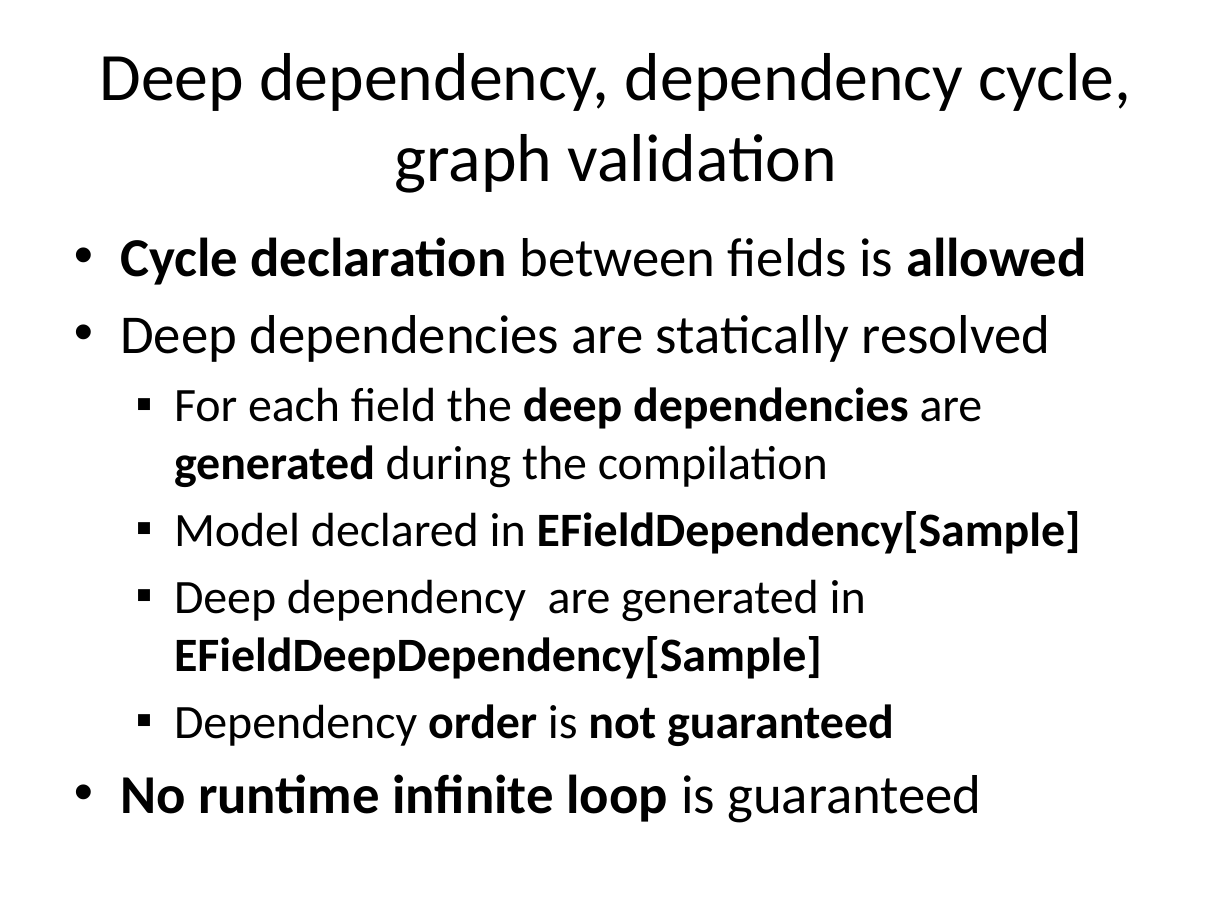
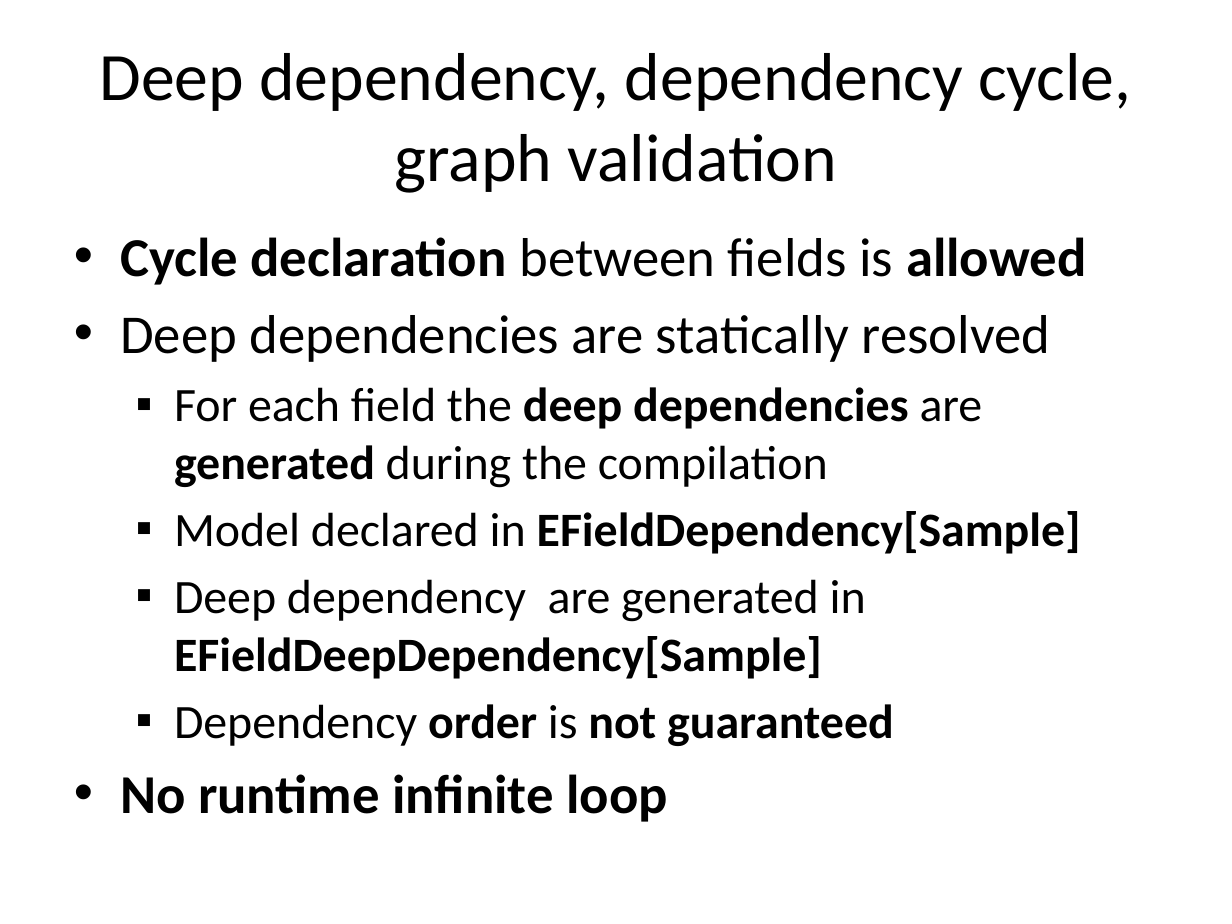
Before and after one commit to lesfurets/mdl4ui, a slide deck: slide 33 of mdl4ui-docs/mdl4ui_cg2013.pptx (slide 31 before the commit). Drawn at 1232x924 pixels with LibreOffice and Linux fonts; fonts in the diff are those of the drawing. Boxes give left, top, right and bottom in pixels: in the first picture for what was removed or moved away, otherwise in the second. Text is boxed around its words. In the diff, an @@ line names an element or a change of style, - is before the commit and + after.

Commit message:
fixed a few typo
added chapters

```diff
--- a/mdl4ui-docs/mdl4ui_cg2013.pptx
+++ b/mdl4ui-docs/mdl4ui_cg2013.pptx
@@ text at (x1=120, y1=774, x2=668, y2=822): text changed @@
-• No runtime infinite loop is guaranteed
+• No runtime infinite loop
```
Also in this commit, not shown: 14 other slides changed, 7 slides added, 1 slide removed.
